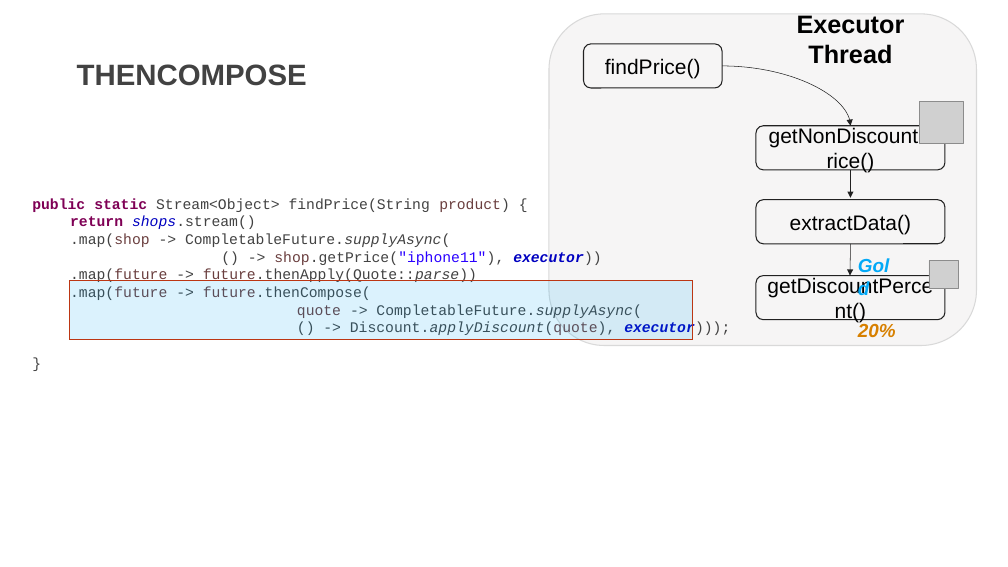
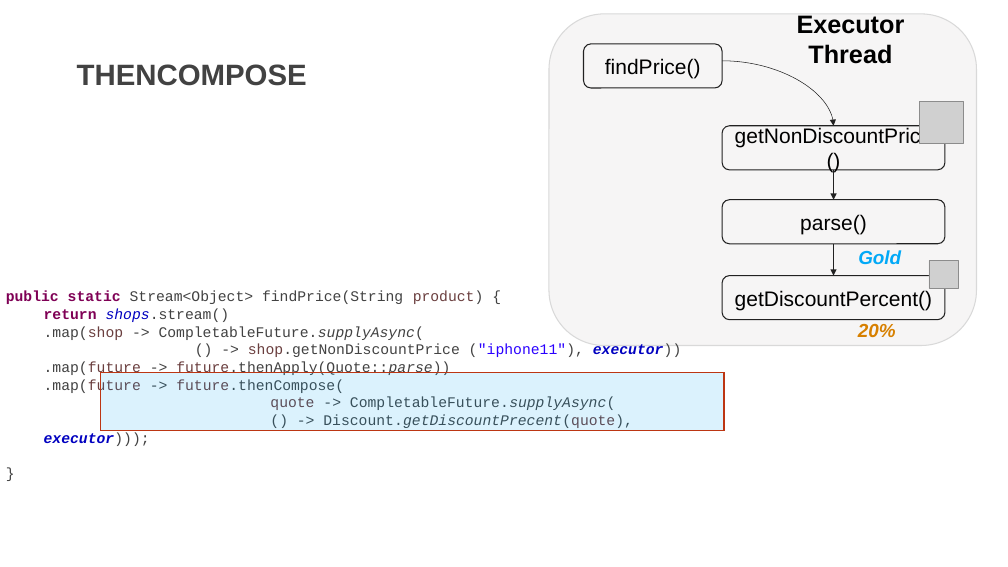
Before and after one commit to DevDay2019-AxonActive/DevDay2019---Advanced-Java, a slide deck: slide 13 of presentations/java_future.pptx (slide 19 before the commit). Drawn at 1008x567 pixels with LibreOffice and Linux fonts; fonts in the diff are those of the drawing; grey boxes stand for pictures; background and template pictures are left out. Boxes give left, top, right and bottom in pixels: in the first picture for what was removed or moved away, otherwise in the second. Text is boxed around its words. In the diff, an @@ line names an element or a change of style, - is before the commit and + after.

```diff
--- a/presentations/java_future.pptx
+++ b/presentations/java_future.pptx
@@ curved arrow moved from (722, 66) - (851, 126) to (722, 60) - (834, 126) @@
@@ rounded rectangle "getNonDiscountPrice()": place and size @@
-rounded rectangle "getNonDiscountPrice()" at bbox=[756, 126, 945, 169]
+rounded rectangle "getNonDiscountPrice()" at bbox=[722, 126, 945, 169]
@@ arrow moved from (851, 170) - (851, 198) to (834, 170) - (834, 200) @@
@@ rounded rectangle "parse()": place and size @@
-rounded rectangle "parse()" at bbox=[756, 200, 945, 243]
+rounded rectangle "parse()" at bbox=[722, 200, 945, 243]
@@ text in rounded rectangle at bbox=[800, 214, 867, 234]: text changed @@
-extractData()
+parse()
@@ arrow moved from (851, 244) - (850, 276) to (834, 244) - (834, 276) @@
@@ text "Gold" rewrapped from bbox=[851, 250, 899, 280] to bbox=[858, 250, 901, 265] @@
@@ text "public static Stream<Object> findPrice(String product) ...": place and size @@
-text "public static Stream<Object> findPrice(String product) ..." at bbox=[32, 198, 730, 338]
+text "public static Stream<Object> findPrice(String product) ..." at bbox=[6, 291, 681, 446]
@@ rounded rectangle "getDiscountPercent()": place and size @@
-rounded rectangle "getDiscountPercent()" at bbox=[756, 276, 945, 320]
+rounded rectangle "getDiscountPercent()" at bbox=[722, 276, 945, 320]
@@ text at bbox=[248, 344, 681, 357]: text changed @@
-  () -> shop.getPrice("iphone11"), executor))
+  () -> shop.getNonDiscountPrice ("iphone11"), executor))
@@ rectangle: place and size @@
-rectangle at bbox=[70, 281, 693, 339]
+rectangle at bbox=[101, 372, 724, 430]
@@ text at bbox=[44, 414, 633, 446]: text changed; italic on @@
-  () -> Discount.applyDiscount(quote), executor)));
+  () -> Discount.getDiscountPrecent(quote), executor)));
```
Also in this commit, not shown: 12 other slides changed, 3 slides added, 9 slides removed.
